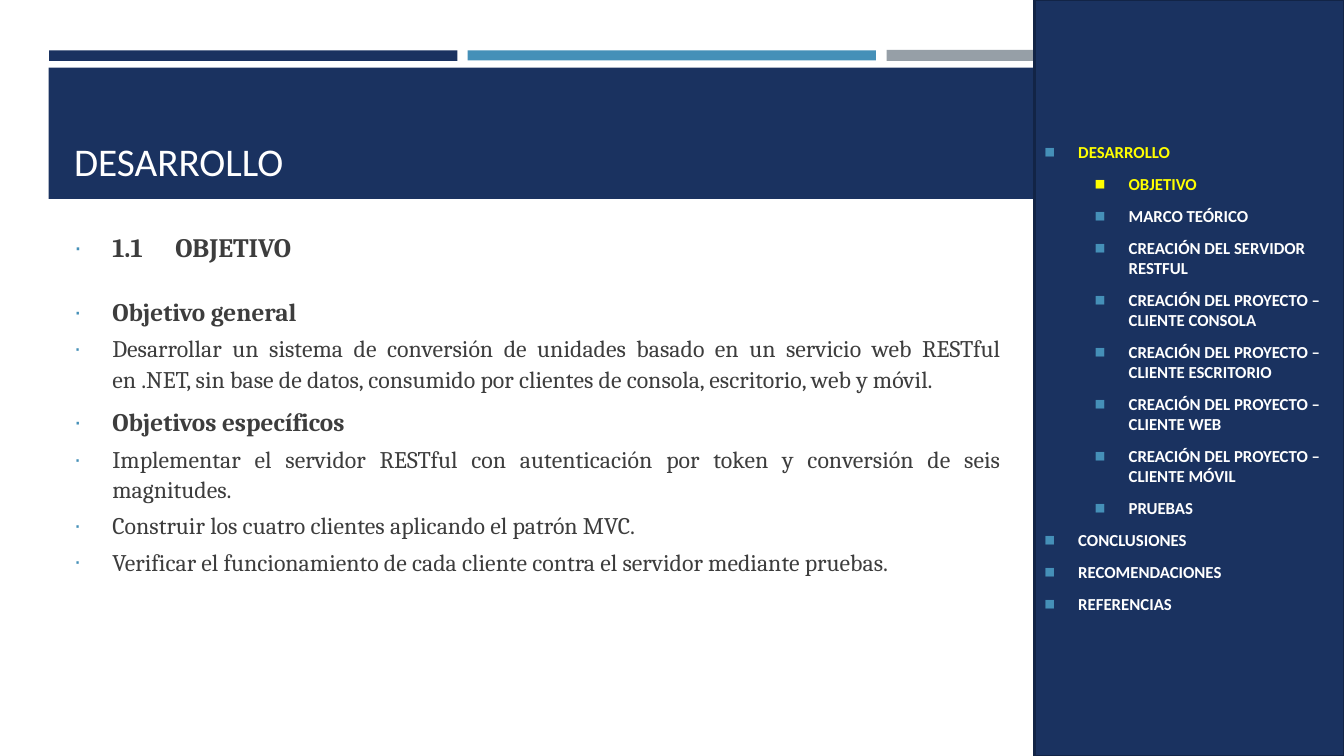
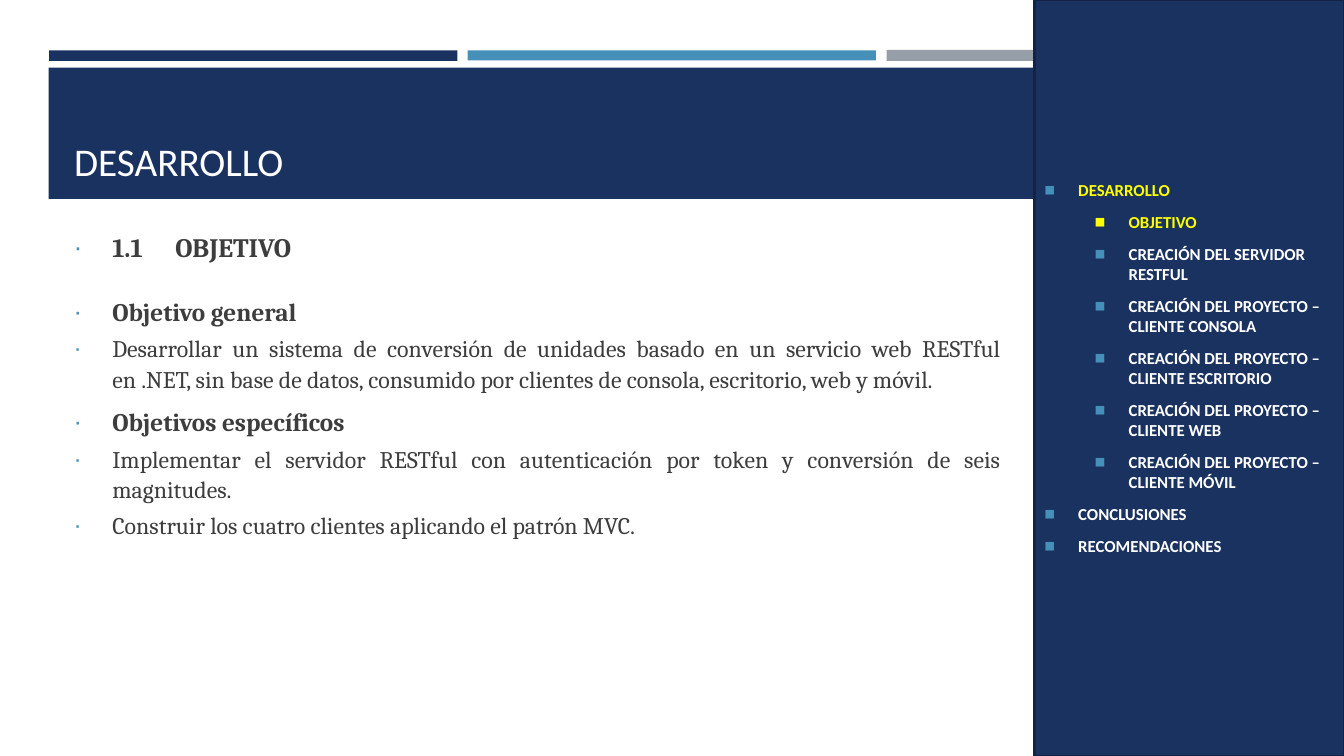
Before and after one commit to IMarcusDev/TI.1.4.-PAO202651_RESTFUL_DOTNET_SINBDD_NRC_36883_GR04, a slide deck: slide 3 of 05. DOCUMENTACION/PRESENTACION TI.1.4. RESTFUL sin BDD en DOTNET GR4.pptx. Drawn at 1344x756 pixels with LibreOffice and Linux fonts; fonts in the diff are those of the drawing. Boxes give left, top, right and bottom in pixels: in the first picture for what was removed or moved away, otherwise in the second. Text is boxed around its words. In the diff, an @@ line names an element or a change of style, - is before the commit and + after.

```diff
--- a/05. DOCUMENTACION/PRESENTACION TI.1.4. RESTFUL sin BDD en DOTNET GR4.pptx
+++ b/05. DOCUMENTACION/PRESENTACION TI.1.4. RESTFUL sin BDD en DOTNET GR4.pptx
@@ text in rectangle at bbox=[1129, 209, 1249, 222]: paragraph removed @@
-  ◼ MARCO TEÓRICO
@@ text in rectangle at bbox=[1129, 503, 1193, 514]: paragraph removed @@
-  ◼ PRUEBAS
@@ text at bbox=[112, 554, 888, 576]: paragraph removed @@
-∙ Verificar el funcionamiento de cada cliente contra el servidor mediante pruebas.
@@ text in rectangle at bbox=[1078, 599, 1172, 610]: paragraph removed @@
-◼ REFERENCIAS
```
Also in this commit, not shown: 21 other slides changed, 7 slides removed.
